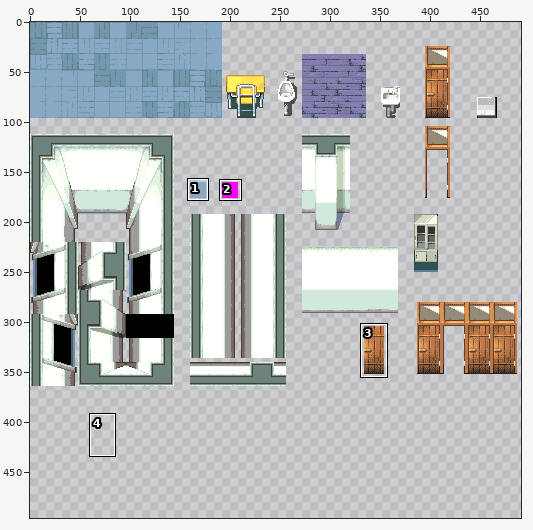
A sprite sheet gets an edit: game/school/school_tiles.png. The first picture is a wide view before the edit; the outline marks the close-up.
Close-up. Before:
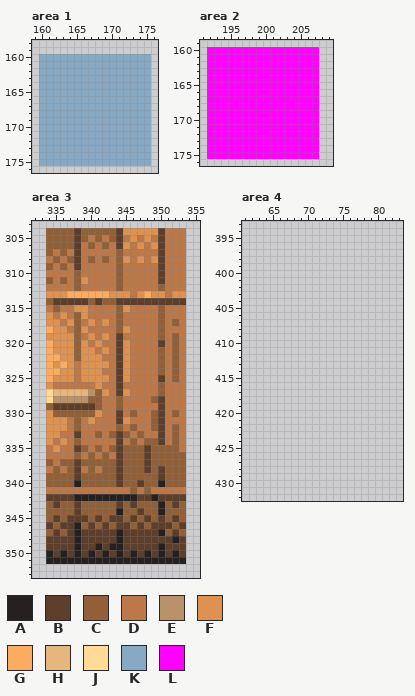
The file is 500x500 pixels. Colours within 5 levels of each other are drawn and written as one. Shown: area 1: x 159..176, y 158..176; area 2: x 191..209, y 159..176; area 3: x 332..355, y 303..353; area 4: x 61..83, y 393..432. The wide view leaves out empty margins. The commit also changed other parts of the picture, which this record leaves out.
Palette (. is transparent): A #252120  B #5d3e2b  C #926038  D #bc7848  E #ba926a  F #de9251  G #fbac60  H #e5b77e  J #ffdb97  K #87a9c3  L #ff03ff
After the commit:
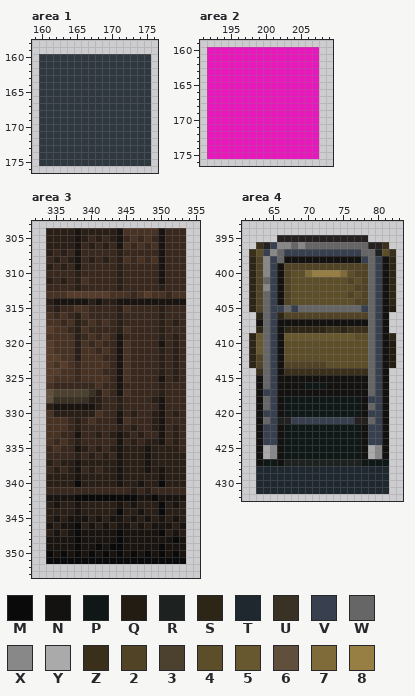
Colours new in this view: M #0b0a0a  N #141210  P #101717  Q #221c12  R #1d211f  S #2d2516  T #20282f  U #3a3125  V #38404f  W #666666  X #888888  Y #aaaaaa  Z #392f1b  2 #514326  3 #4c402f  4 #5d4e2a  5 #68582f  6 #604f3b  7 #7f6b39  8 #977f43
The edit:
@@ palette @@
-B #5d3e2b
+B #1a1410
-C #926038
+C #2a1f17
-D #bc7848
+D #38281e
-F #de9251
+F #473224
-G #fbac60
+G #563c2b
-K #87a9c3
+K #30383f
-L #ff03ff
+L #e818bc
--- area 3
@@ x 332..342 @@
 326 ..FDDDDDDFD
-327 ..JHHHHHECF
-328 ..JEEEEECCD
+327 ..633333UCF
+328 ..6UUUUUCCD
 329 ..CBBBBBBCD
@@ x 332..355 @@
 339 ..CCCCBCCCCCBCCCCCBCCC..
-340 ..CCCCACCCCCBCCBCCACCC..
+340 ..CCCCMCCCCCBCCBCCMCCC..
 341 ..DDDDDDDDDDDDCDCDDDDD..
-342 ..BBBBAAAAAAAAABBABBBB..
-343 ..CBCCBCCCCCBCBCCCACBC..
-344 ..CCCCBCCCCCACCBCCACCC..
+342 ..BBBBMMMMMMMMMBBMBBBB..
+343 ..CBCCBCCCCCBCBCCCMCBC..
+344 ..CCCCBCCCCCMCCBCCMCCC..
 345 ..CBCBBBCBCBBCBCBCBCBC..
-346 ..BCBBACBCBCBBCBCBBBCB..
-347 ..CBCBABBBBBABBBBBACBC..
-348 ..BBBBABBBBBABBBBBBBAB..
-349 ..BBBBABBABAABBBBBABBB..
-350 ..ABABABABABABABABABAB..
-351 ..AAAAAAAAAAAAAAAAAAAA..
+346 ..BCBBMCBCBCBBCBCBBBCB..
+347 ..CBCBMBBBBBMBBBBBMCBC..
+348 ..BBBBMBBBBBMBBBBBBBMB..
+349 ..BBBBMBBMBMMBBBBBMBBB..
+350 ..MBMBMBMBMBMBMBMBMBMB..
+351 ..MMMMMMMMMMMMMMMMMMMM..
 352 ........................
--- area 4
@@ x 61..83 @@
 394 .......................
-395 .......................
-396 .......................
-397 .......................
-398 .......................
-399 .......................
-400 .......................
-401 .......................
-402 .......................
-403 .......................
-404 .......................
-405 .......................
-406 .......................
-407 .......................
-408 .......................
-409 .......................
-410 .......................
-411 .......................
-412 .......................
-413 .......................
-414 .......................
-415 .......................
-416 .......................
-417 .......................
-418 .......................
-419 .......................
-420 .......................
-421 .......................
-422 .......................
-423 .......................
-424 .......................
-425 .......................
-426 .......................
-427 .......................
-428 .......................
-429 .......................
-430 .......................
-431 .......................
+395 .....AAAAAAAAAAAAA.....
+396 ..ZAVXXWXWWWWWWWWWAAZ..
+397 .Z4VXWVVVVVVVVVVVWWR4Z.
+398 .S2XVWNNNNNNNNNNNVWVNS.
+399 .S2XVN222222222222WVNS.
+400 .S2XVN244788887422WVNS.
+401 .S2WVN244444444242WVNS.
+402 .S2XVN244444444422WVNS.
+403 .S2WVN244444444242WVNS.
+404 .S2WVN244444444422WVNS.
+405 .S2WVVWVWWWWWWWWWVWVNQ.
+406 ..SWVS222222222222WVN..
+407 ..NWVNNNNNNNNNNNNNWVN..
+408 ..SWVNSSSSSSZZSZZZWVN..
+409 .S5WVN555555555544WVNS.
+410 .S5WVN444444444444WVNQ.
+411 .S5WVN444444444444WVNQ.
+412 .S2WVN444444444444WVNQ.
+413 .S2WVN222222444444WVNQ.
+414 ..ZWVNZZZZZZZZZZZZWVN..
+415 ..NWVNNNNNNNNNNNNNWVN..
+416 ..NWVNNNNPPPNNNNNNWVN..
+417 ..NVVNNNNNNNNNNNNNWVN..
+418 ..NWVNPPPPPPPPPPPNVVN..
+419 ..NWVNPPPPPPPPPPPNWVN..
+420 ..NVVNPPPPPPPPPPPNVVN..
+421 ..NWVRAVVVVVVVVVAAWVN..
+422 ..NVVNPPPPPPPPPPPNVVN..
+423 ..NVVNPPPPPPPPPPPNVVN..
+424 ..NVVNPPPPPPPPPPPNVVN..
+425 ..NYXNPPPPPPPPPPPNYXN..
+426 ..NYXNPPPPPPPPPPPNYXN..
+427 ..NPPNRRRRRRRRRRRPPPP..
+428 ..TTTTTTTTTTTTTTTTTTT..
+429 ..TTTTTTTTTTTTTTTTTTT..
+430 ..TTTTTTTTTTTTTTTTTTT..
+431 ..TTTTTTTTTTTTTTTTTTT..
 432 .......................
